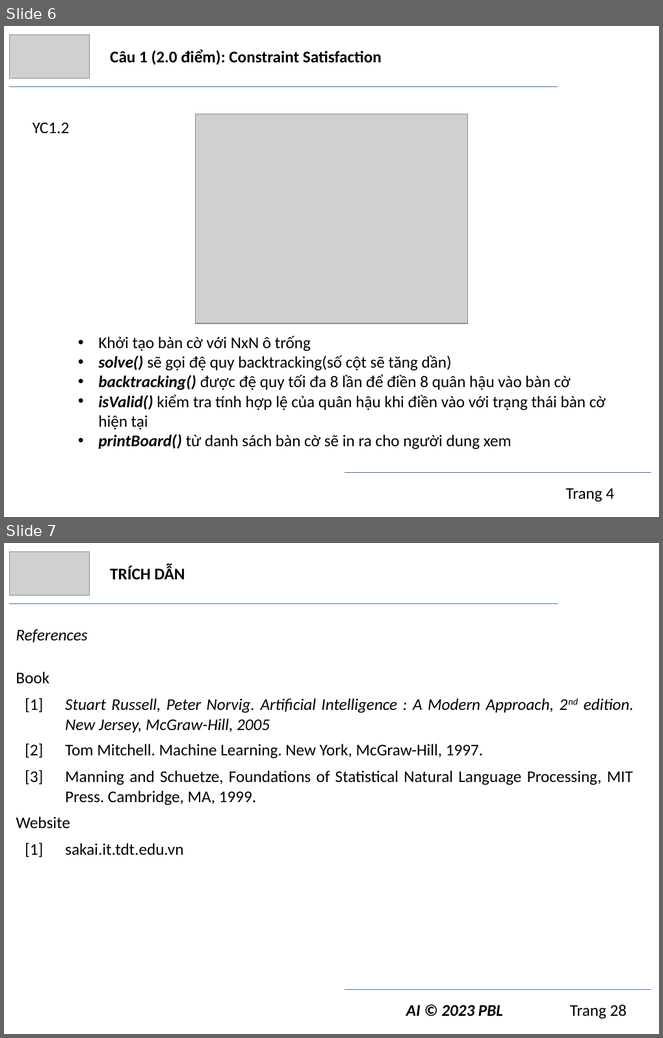
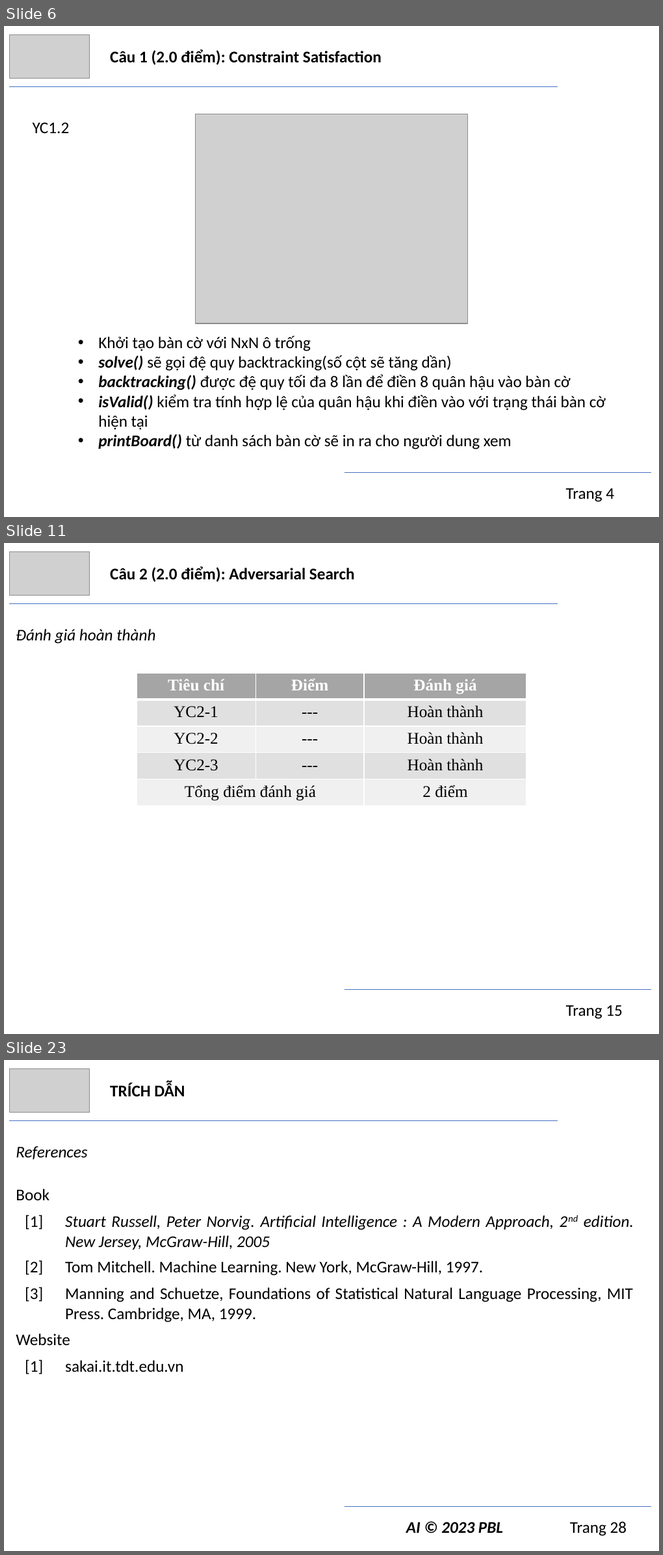
Before and after one commit to trngbro/AI, a slide deck: present/final/presentation.pptx. Shown one above the other, each under a label of ours: slides 6 and 7 before the commit, slides 6, 11 and 23 after it; the slides between them are not shown. The pictures are 663x1038 and 663x1555 pixels, drawn with LibreOffice and Linux fonts; fonts in the diff are those of the drawing; grey boxes stand for pictures. Boxes give left, top, right and bottom in pixels: in the first picture for what was removed or moved away, otherwise in the second. Text is boxed around its words. In the diff, an @@ line names an element or a change of style, - is before the commit and + after.

Commit message:
final present v1
Chưa chỉnh số trang, chưa cập nhật phân chia công việc

```diff
--- a/present/final/presentation.pptx
+++ b/present/final/presentation.pptx
@@ slide 11 added at (4,543,659,1034), background #FFFFFF @@
@@ picture added at (9,551,89,596) @@
@@ text added at (110,566,355,582), 18 pt, text #000000, bold @@
+Câu 2 (2.0 điểm): Adversarial Search
@@ line added from (9, 604) to (558, 604), #4472C4 0.5 pt @@
@@ text added at (16,629,155,644), 18 pt, text #000000, italic @@
+Đánh giá hoàn thành
@@ table added at (137,674,527,806), 5 rows, 3 columns @@
+Tiêu chí | Điểm | Đánh giá
+YC2-1 | --- | Hoàn thành
+YC2-2 | --- | Hoàn thành
+YC2-3 | --- | Hoàn thành
+Tổng điểm đánh giá |  | 2 điểm
@@ line added from (345, 990) to (652, 990), #4472C4 0.5 pt @@
@@ text added at (566,1005,623,1019), 18 pt, text #000000 @@
+Trang 15
@@ what was slide 7 is now slide 23 @@
```
Also in this commit, not shown: 15 other slides added, 2 other files.
